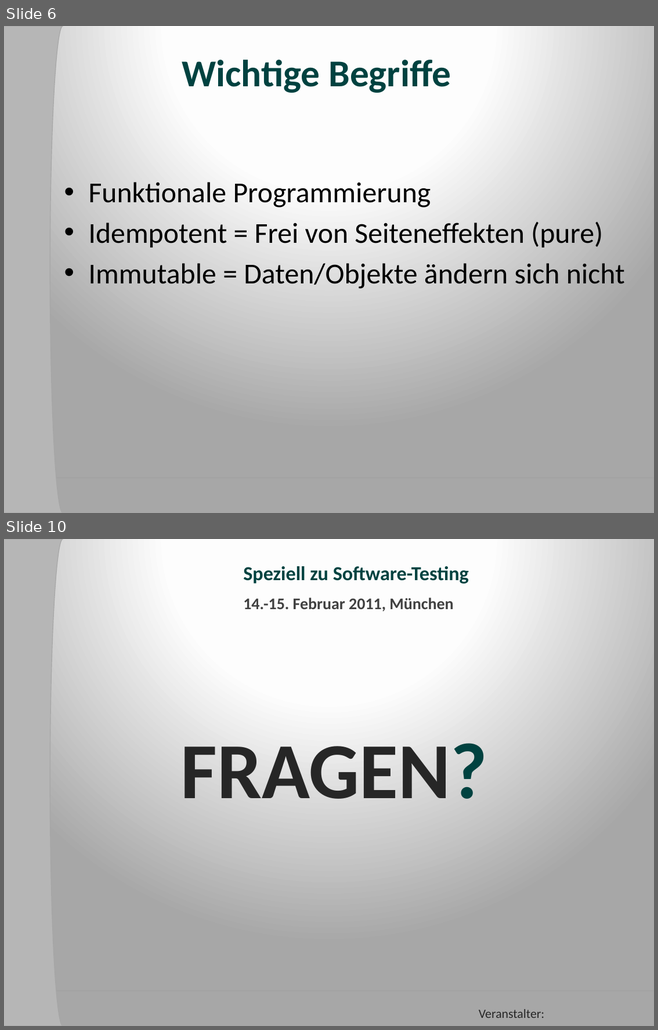
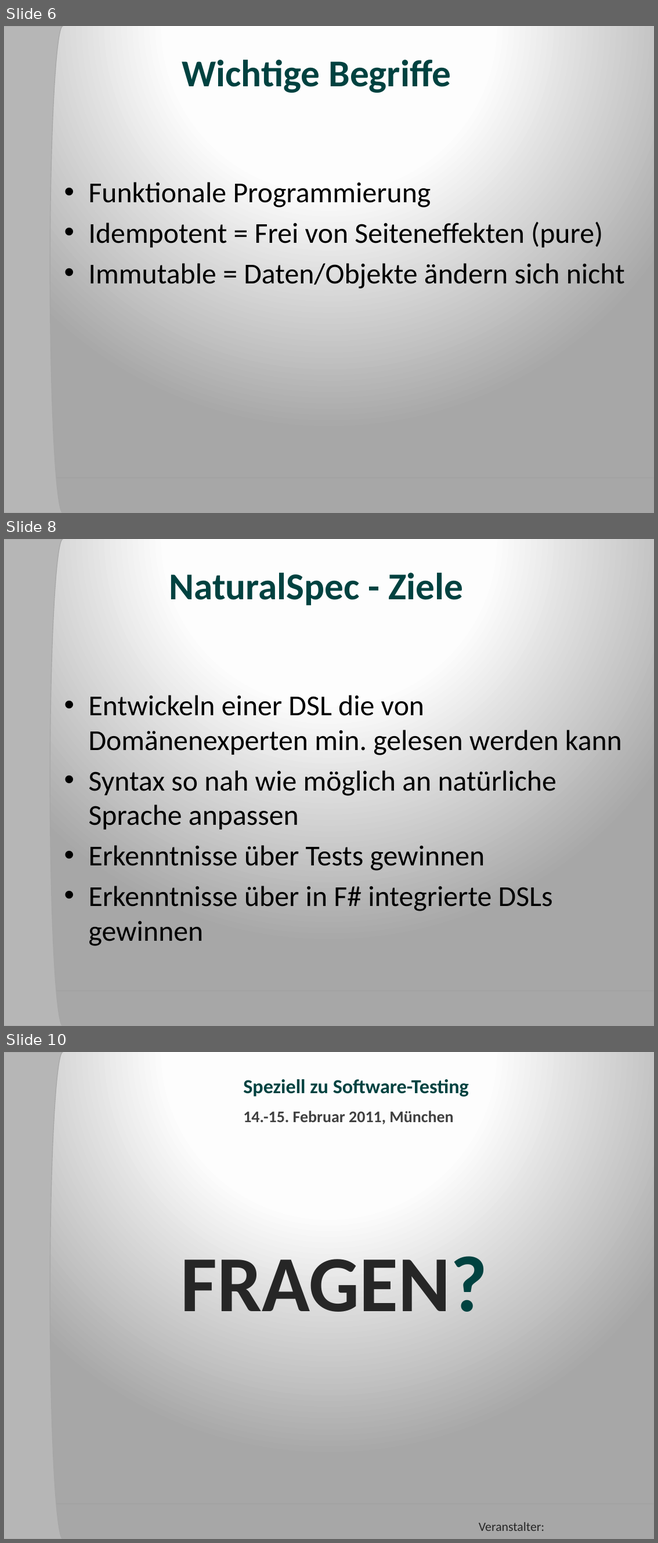
Before and after one commit to forki/NaturalSpec, a slide deck: slides/NaturalSpec_ADC2011_German.pptx. Shown one above the other, each under a label of ours: slides 6 and 10 before the commit, slides 6, 8 and 10 after it; the slides between them are not shown. The pictures are 658x1030 and 658x1543 pixels, drawn with LibreOffice and Linux fonts; fonts in the diff are those of the drawing; background and template pictures are left out. Boxes give left, top, right and bottom in pixels: in the first picture for what was removed or moved away, otherwise in the second. Text is boxed around its words. In the diff, an @@ line names an element or a change of style, - is before the commit and + after.

```diff
--- a/slides/NaturalSpec_ADC2011_German.pptx
+++ b/slides/NaturalSpec_ADC2011_German.pptx
@@ slide 8 added at (4,539,654,1026), background gradient #FFFFFF to #FEFEFE to #A7A7A7; not listed: 2 template elements that a slide beside it also shows @@
@@ title added at (169,573,463,606), 42 pt, text #004240, bold @@
+NaturalSpec - Ziele
@@ text added at (89,695,622,946), 32 pt, text #000000 @@
+• Entwickeln einer DSL die von Domänenexperten min. gelesen werden kann
+• Syntax so nah wie möglich an natürliche Sprache anpassen
+• Erkenntnisse über Tests gewinnen
+• Erkenntnisse über in F# integrierte DSLs gewinnen
```
Also in this commit, not shown: 2 slides changed, 1 other slide added, 2 slides removed.
